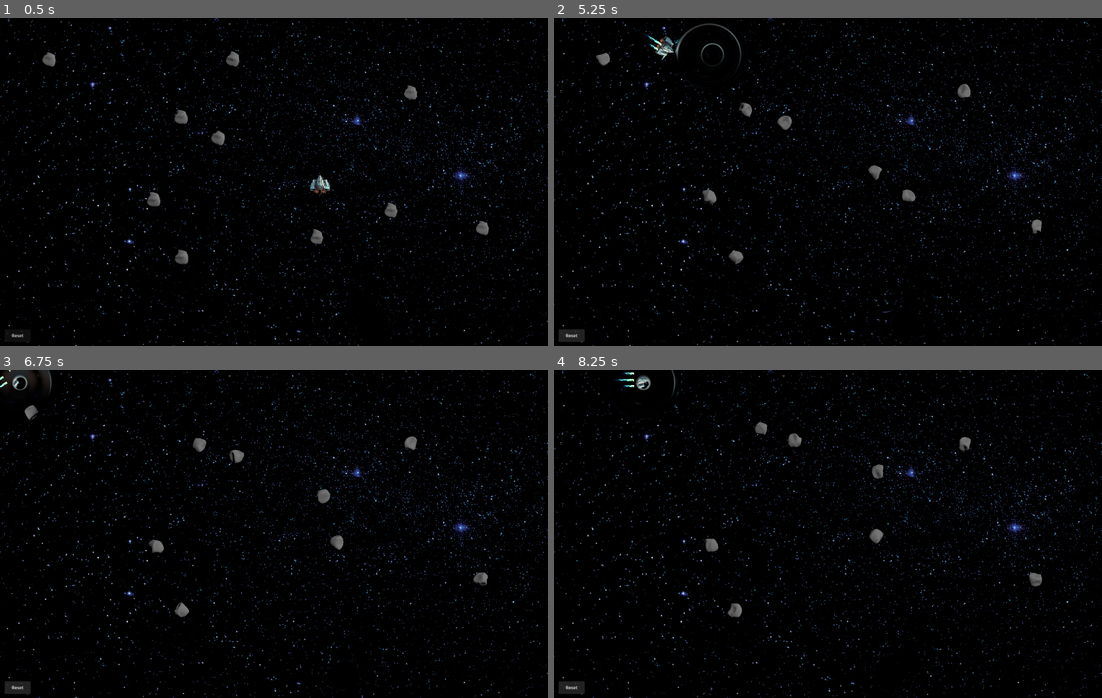
Above: before the commit, frames 1-4 (two rows, left to right).
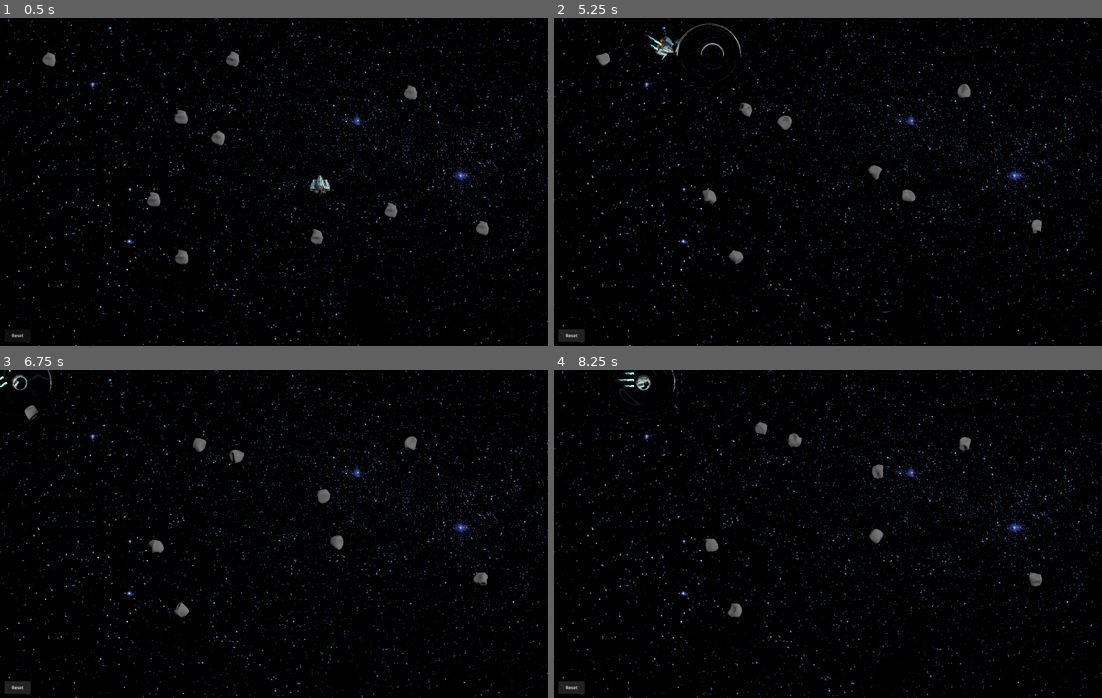
Above: after the commit, the same moments.

Repository: minorinterval/gamejams
Game: Godot game, scene res://Main Scenes/gameplay.tscn
The game is run twice, just before and just after one commit, with the same random seed, the same clock (stepped at 60 frames per second) and the same inputs. The engine's default icon, where the game draws it, is replaced by a stand-in: a white triangle on a blue panel in a dark square.
Inputs:
- Up to frame 1 (0.5 s): no input
- Up to frame 2 (5.25 s): hold W (move_up) 0.53-1.25 s; tap Space (shockwave) at 0.6, 2.1, 2.85, 3.6, 4.35, 5.1 s; click "Reset" at 1.25 s; hold W (move_up) 2.03-2.78 s; hold A (move_left) 2.78-4.28 s; hold S (move_down) 4.28-5.03 s; hold D (move_right) from 5.03 s (still down)
- Up to frame 3 (6.75 s): release D (move_right) at 5.78 s; hold W (move_up) 5.78-6.53 s; tap Space (shockwave) at 5.85, 6.6 s; hold D (move_right) from 6.53 s (still down)
- Up to frame 4 (8.25 s): keep holding D (move_right); tap Space (shockwave) at 7.35, 8.1 s

Frame 1 is identical in both runs. In frame 2, 0.1% of the frame differs, in the area x 22-36%, y 0-22%; in frame 3, 0.2%, in the area x 0-10%, y 0-8%; in frame 4, less than 0.1%.

Commit message:
workaround for web runtime mipmap issue in shockwave shader

Diff:
--- a/OrbitalHarvest/shaders/shockwave.gdshader
+++ b/OrbitalHarvest/shaders/shockwave.gdshader
@@ -17,6 +17,6 @@
 	vec2 scaledUV = (SCREEN_UV - vec2(0.5, 0.0) ) / vec2(ratio, 1.0) + vec2(0.5, 0.0);
 	float mask = (1.0 - smoothstep(size-0.1, size, length(scaledUV - center))) * smoothstep(size-thickness-0.1, size-thickness, length(scaledUV - center));
 	vec2 disp = normalize(SCREEN_UV - center) * force * mask;
-	COLOR = texture(SCREEN_TEXTURE, SCREEN_UV - disp);
+	COLOR = textureLod(SCREEN_TEXTURE, SCREEN_UV - disp, 0);
 	//COLOR.rgb = vec3(mask);
 }
Not shown, changed: docs/OrbitalHarvest/Orbital Salvage.html
Not shown, changed: docs/OrbitalHarvest/Orbital Salvage.pck
Not shown, changed: docs/OrbitalHarvest/Orbital Salvage.service.worker.js
